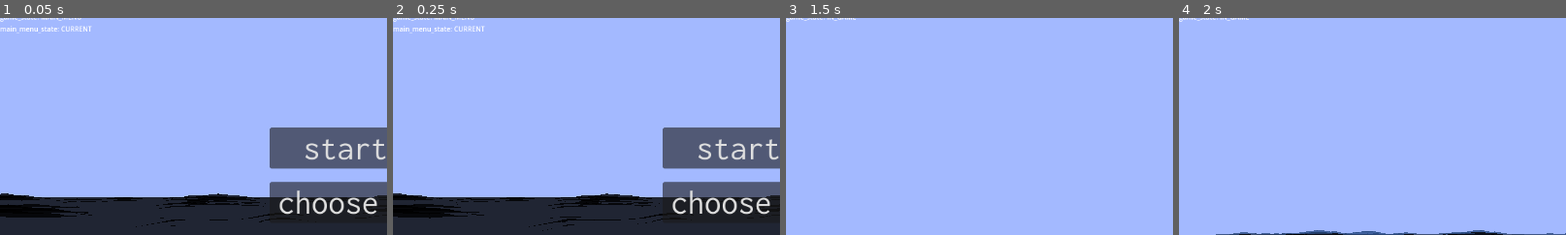
Above: before the commit, frames 1-4 (left to right).
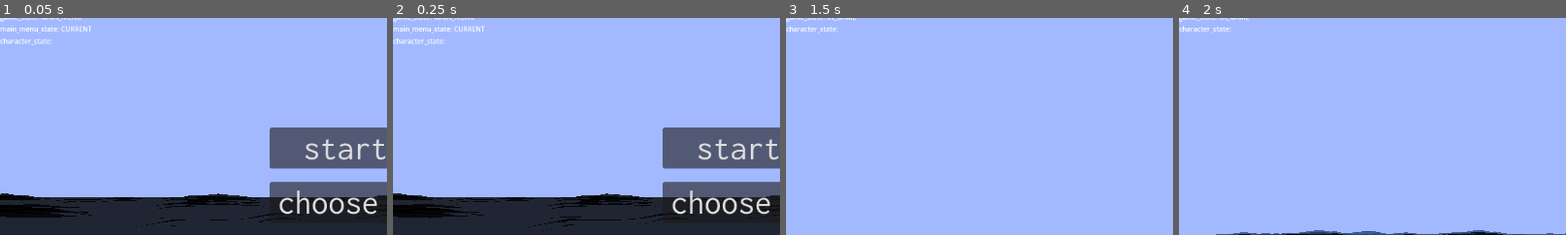
Above: after the commit, the same moments.

Repository: illogicalapple/open-water
Game: Godot game, scene res://scenes/start_menu.tscn
The game is run twice, just before and just after one commit, with the same random seed, the same clock (stepped at 60 frames per second) and the same inputs.
Inputs:
- Up to frame 1 (0.05 s): no input
- Up to frame 2 (0.25 s): no input
- Up to frame 3 (1.5 s): click "start game" at 0.5 s; click "Host" at 1.25 s
- Up to frame 4 (2 s): no input
The pictures show only the part of the screen within x 0-50%, y 1-51%; the shares and areas given below are measured in that part.

The runs differ from the first frame. In frame 1, 0.2% of the frame differs, in the area x 0-14%, y 9-13%; in frame 2, 0.2%; in frame 3, 0.2%; in frame 4, 0.2%.

Commit message:
some command stuff
adds character states, adds parser

Diff:
--- a/menu_theme.tres
+++ b/menu_theme.tres
@@ -5,3 +5,4 @@
 [resource]
 default_font = ExtResource("1_tj0if")
 default_font_size = 50
+LineEdit/font_sizes/font_size = 16
--- a/project.godot
+++ b/project.godot
@@ -36,7 +36,12 @@
 }
 perspective_change={
 "deadzone": 0.5,
-"events": [Object(InputEventKey,"resource_local_to_scene":fa …(146 unchanged characters)… se,"keycode":4194336,"physical_keycode":0,"key_label":0,"unicode":0,"echo":false,"script":null)
+"events": [Object(InputEventKey,"resource_local_to_scene":fa …(146 unchanged characters)… se,"keycode":4194336,"physical_keycode":4194336,"key_label":4194336,"unicode":0,"echo":false,"script":null)
+]
+}
+commands={
+"deadzone": 0.5,
+"events": [Object(InputEventKey,"resource_local_to_scene":false,"resource_name":"","device":-1,"window_id":0,"alt_pressed":false,"shift_pressed":false,"ctrl_pressed":false,"meta_pressed":false,"pressed":false,"keycode":0,"physical_keycode":47,"key_label":0,"unicode":47,"echo":false,"script":null)
 ]
 }
 
--- a/scenes/debug.gd
+++ b/scenes/debug.gd
@@ -6,6 +6,7 @@
 @onready var main_menu_state_label : Label = $Control/CurrentStates/MenuState
 @onready var escape_menu_state_label : Label = $Control/CurrentStates/EscapeState
 @onready var settings_menu_state_label : Label = $Control/CurrentStates/SettingsState
+@onready var character_state_label : Label = $Control/CurrentStates/CharacterState
 
 func _unhandled_input(event: InputEvent) -> void:
 	if event.is_action_pressed("disable_debug"):
@@ -45,8 +46,15 @@
 
 
 func settings_menu_state_changed(state : States.SettingsMenuStates) -> void:
-	escape_menu_state_label.text = str(
+	settings_menu_state_label.text = str(
 		"settings_menu_state: " +
 		States.SettingsMenuStates.keys()[state]
 	)
 	settings_menu_state_label.visible = false if state == States.SettingsMenuStates.NONE else true
+
+func character_state_changed(state : States.CharacterStates) -> void:
+	character_state_label.text = str(
+		"character_state: " +
+		States.CharacterStates.keys()[state]
+	)
+	character_state_label.visible = false if state == States.SettingsMenuStates.NONE else true
--- a/scenes/debug.tscn
+++ b/scenes/debug.tscn
@@ -45,6 +45,10 @@
 layout_mode = 2
 text = "settings_menu_state: "
 
+[node name="CharacterState" type="Label" parent="Control/CurrentStates"]
+layout_mode = 2
+text = "character_state:"
+
 [node name="DebugInfo" type="Label" parent="Control"]
 process_mode = 3
 layout_mode = 1
--- a/scenes/gui.gd
+++ b/scenes/gui.gd
@@ -4,4 +4,24 @@
 	var minute: String = str(new_time.minute)
 	if len(minute) < 2:
 		minute = "0" + minute
-	$Label.text = str(new_time.hour) + ":" + minute + "am" if new_time.am else "pm"
+	$Time.text = str(new_time.hour) + ":" + minute + "am" if new_time.am else "pm"
+
+func _unhandled_input(event):
+	if event.is_action_pressed("commands"):
+		$Commands.text = ""
+		($Commands as LineEdit).show()
+		($Commands as LineEdit).grab_focus()
+
+func _on_commands_text_submitted(command):
+	$Commands.hide()
+	var no_slash: String = command
+	if no_slash.begins_with("/"):
+		no_slash = no_slash.substr(1)
+	var parsed: Array = no_slash.split(" ")
+	if parsed[0] == "charstate":
+		match parsed[1]:
+			"noclip":
+				pass
+
+func _on_commands_focus_exited():
+	$Commands.hide()
--- a/scenes/gui.tscn
+++ b/scenes/gui.tscn
@@ -1,6 +1,7 @@
-[gd_scene load_steps=2 format=3 uid="uid://d2mnnap7exmi7"]
+[gd_scene load_steps=3 format=3 uid="uid://d2mnnap7exmi7"]
 
 [ext_resource type="Script" path="res://scenes/gui.gd" id="1_askin"]
+[ext_resource type="Theme" uid="uid://yqhp0x75g3lx" path="res://menu_theme.tres" id="1_r28kn"]
 
 [node name="GUI" type="Control"]
 layout_mode = 3
@@ -9,9 +10,10 @@
 anchor_bottom = 1.0
 grow_horizontal = 2
 grow_vertical = 2
+theme = ExtResource("1_r28kn")
 script = ExtResource("1_askin")
 
-[node name="Label" type="Label" parent="."]
+[node name="Time" type="Label" parent="."]
 layout_mode = 1
 anchors_preset = 2
 anchor_top = 1.0
@@ -22,3 +24,18 @@
 offset_bottom = -80.0
 grow_vertical = 0
 text = "7:00am"
+
+[node name="Commands" type="LineEdit" parent="."]
+visible = false
+layout_mode = 1
+anchors_preset = 12
+anchor_top = 1.0
+anchor_right = 1.0
+anchor_bottom = 1.0
+offset_top = -26.0
+grow_horizontal = 2
+grow_vertical = 0
+placeholder_text = "insert command here"
+
+[connection signal="focus_exited" from="Commands" to="." method="_on_commands_focus_exited"]
+[connection signal="text_submitted" from="Commands" to="." method="_on_commands_text_submitted"]
--- a/states.gd
+++ b/states.gd
@@ -2,6 +2,7 @@
 
 # First-level State:
 enum GameStates {MAIN_MENU, ESCAPE_MENU, IN_GAME, SETTINGS}
+enum CharacterStates {NOCLIP, FLY, SWIM, RUN, NORMAL}
 
 # Second-level States:
 enum MainMenuStates {NONE, CURRENT, CHOOSE_WORLDS, SETTINGS}
@@ -29,6 +30,11 @@
 	set(state):
 		settings_menu_state = state
 		Debug.settings_menu_state_changed(state)
+
+var character_state := CharacterStates.NORMAL:
+	set(state):
+		character_state = state
+		Debug.character_state_changed(state)
 
 
 func _ready() -> void:
